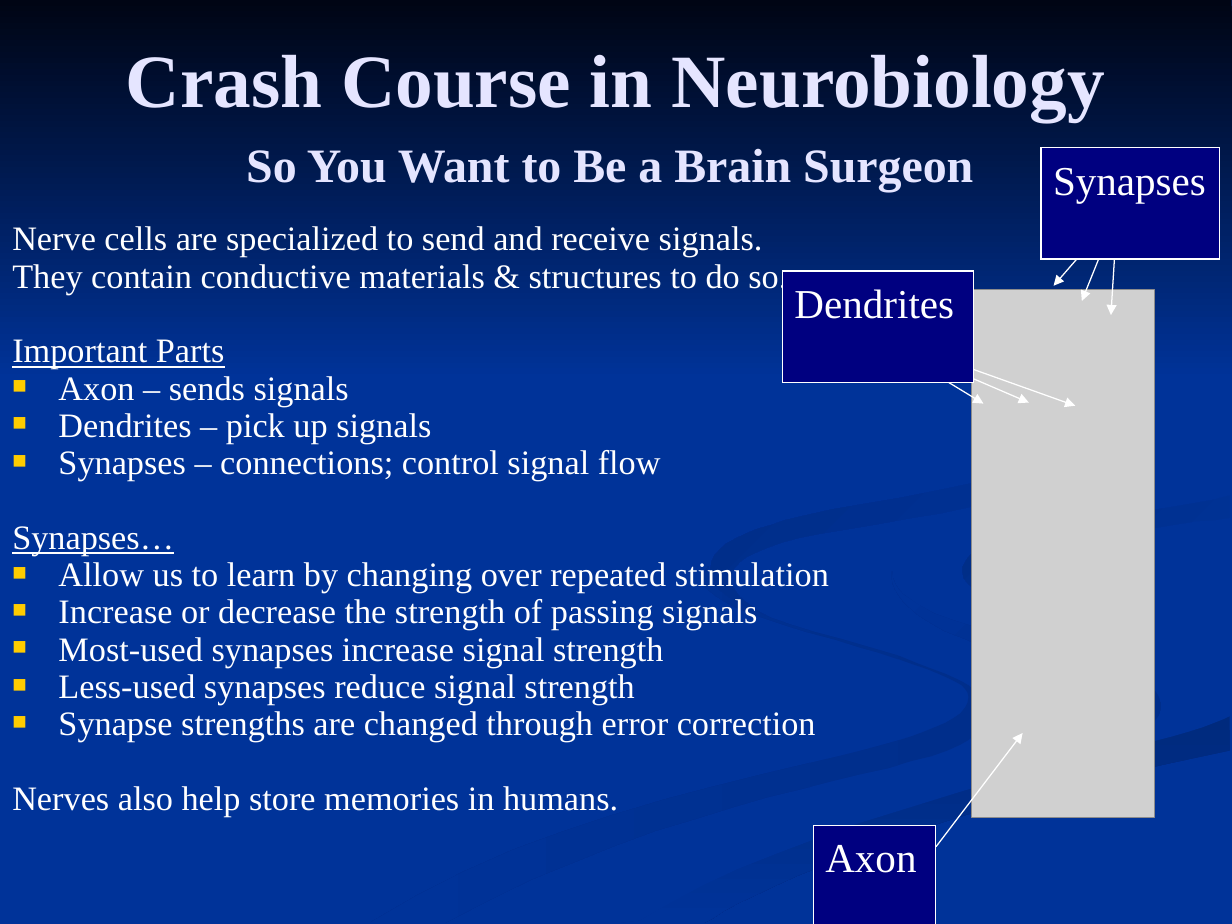
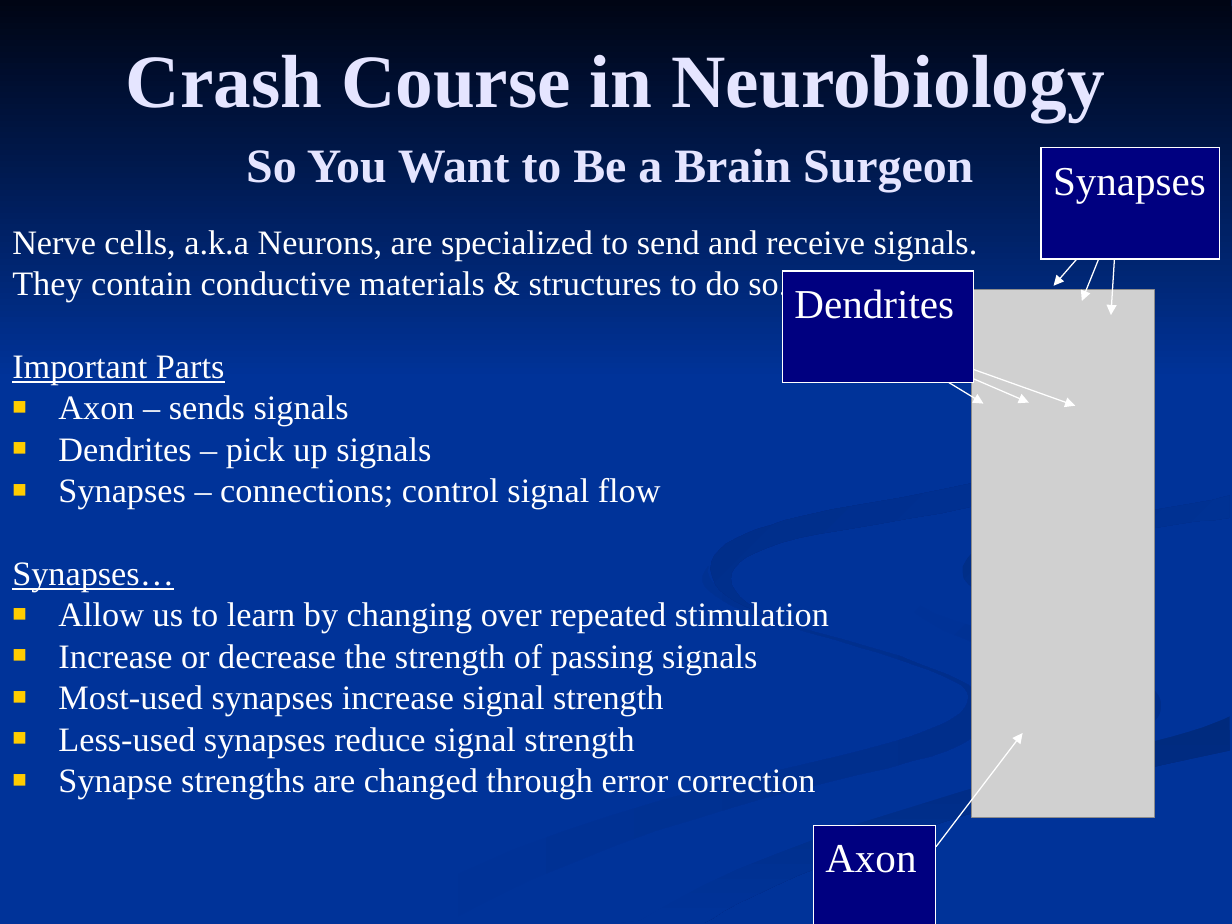
Before and after one commit to FleepyBeepy/Artificial-Intelligence, a slide deck: slide 2 of Lecture Slides/8.2 - Neural Networks.ppt. Drawn at 1232x924 pixels with LibreOffice and Linux fonts; fonts in the diff are those of the drawing; grey boxes stand for pictures. Boxes give left, top, right and bottom in pixels: in the first picture for what was removed or moved away, otherwise in the second. Text is boxed around its words. In the diff, an @@ line names an element or a change of style, - is before the commit and + after.

```diff
--- a/Lecture Slides/8.2 - Neural Networks.ppt
+++ b/Lecture Slides/8.2 - Neural Networks.ppt
@@ text at bbox=[12, 230, 978, 261]: text changed @@
-Nerve cells are specialized to send and receive signals.
+Nerve cells, a.k.a Neurons, are specialized to send and receive signals.
@@ text at bbox=[12, 270, 829, 799]: line spacing 0.7 to 0.8 @@
@@ freeform shape at bbox=[711, 287, 1101, 616]: fill gradient #003399 to #002B82 to gradient #002B82 to #003399 @@
@@ freeform shape at bbox=[370, 565, 986, 923]: fill gradient #002E8B to #003399 to gradient #003399 to #002E8B @@
@@ text at bbox=[12, 786, 618, 817]: paragraph removed @@
-Nerves also help store memories in humans.
```
Also in this commit, not shown: 3 other slides changed, 13 slides added, 2 slides removed, 1 other file.
